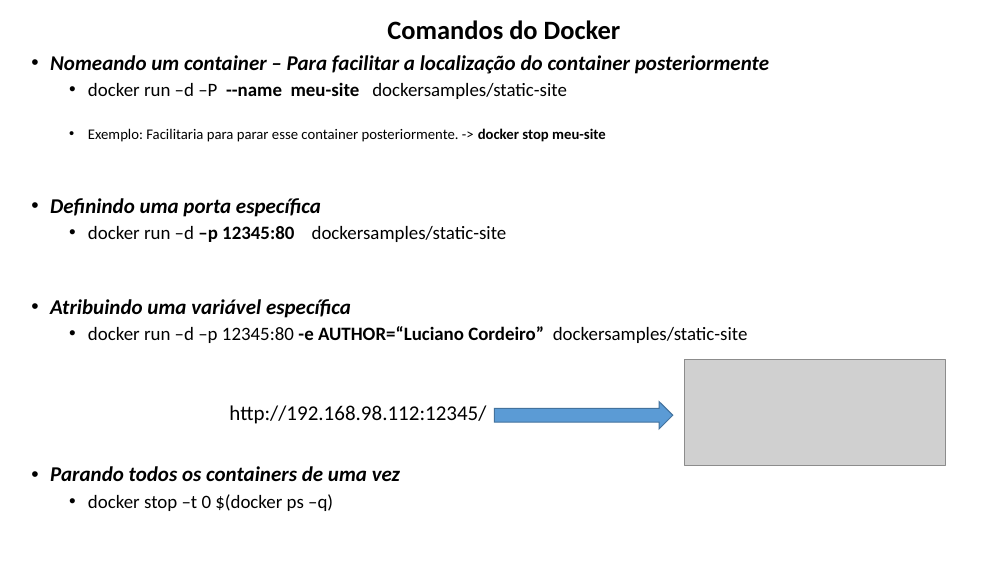
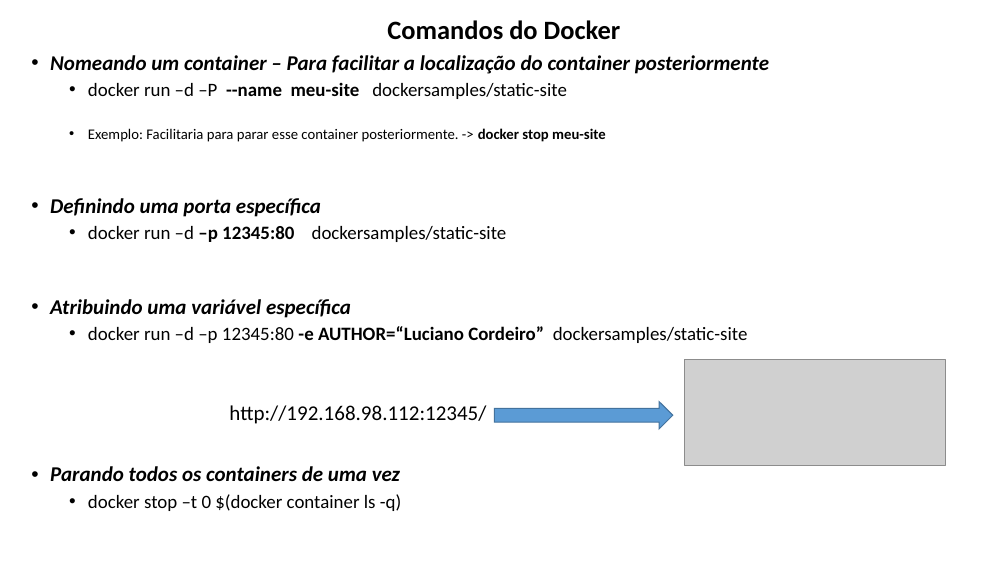
Before and after one commit to lacsousa/learning-docker, a slide deck: slide 19 of docs/docker-resumo.pptx. Drawn at 1008x567 pixels with LibreOffice and Linux fonts; fonts in the diff are those of the drawing; grey boxes stand for pictures. Boxes give left, top, right and bottom in pixels: in the first picture for what was removed or moved away, otherwise in the second. Text is boxed around its words. In the diff, an @@ line names an element or a change of style, - is before the commit and + after.

```diff
--- a/docs/docker-resumo.pptx
+++ b/docs/docker-resumo.pptx
@@ text at (x1=88, y1=494, x2=401, y2=511): text changed @@
-  • docker stop –t 0 $(docker ps –q)
+  • docker stop –t 0 $(docker container ls -q)
```
Also in this commit, not shown: 3 other slides changed, 2 other files.
